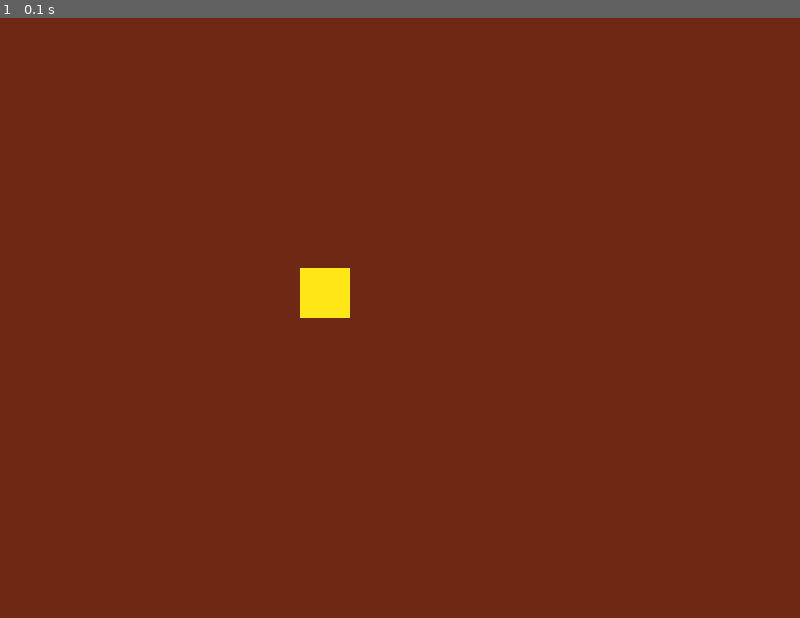
Above: before the commit, frame 1.
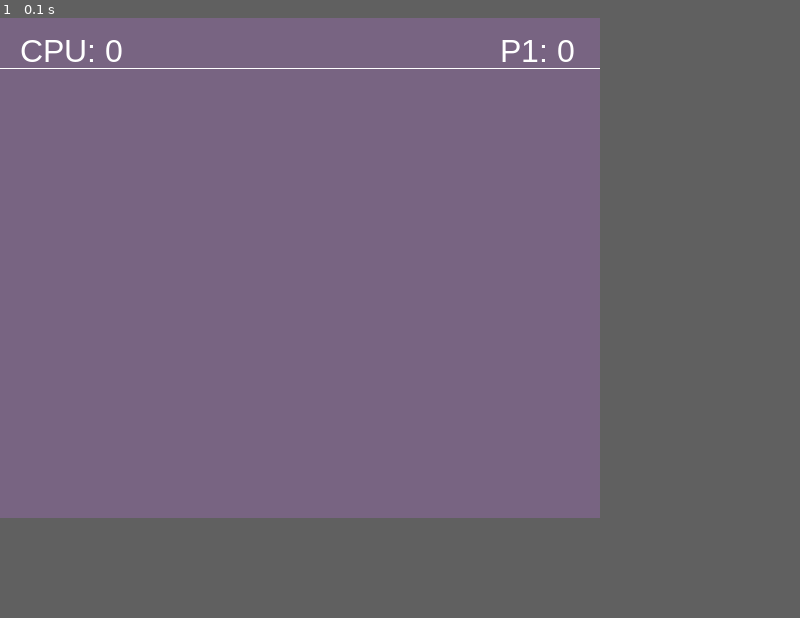
Above: after the commit, the same moment.

Repository: JustinEckard/pygame_pong
Game: pygame game, started from main.py
Two runs of this game, one before a commit and one after it. Both use one fixed random seed, a clock stepped at 60 frames per second and the inputs below.
Inputs:
- Up to frame 1 (0.1 s): no input
In our replay, the window is 800x600 before the commit and 600x500 after it. These sizes can differ from the game's own. Grey fills any space a smaller window leaves; there, only what the larger window draws over its background counts as a difference.

The runs differ from the first frame. In frame 1, 62% of the frame differs, in the area x 0-75%, y 0-84%.

Commit message:
Added the inital Pong game setup and screen with player scores

Diff:
--- a/main.py
+++ b/main.py
@@ -1,36 +1,48 @@
 import pygame
+from pygame.locals import *
 
 pygame.init()
 
-SCREEN_WIDTH = 800
-SCREEN_HEIGHT = 600
+screen_width = 600;
+screen_height = 500;
 
-# This is the view for the game
-screen = pygame.display.set_mode((SCREEN_WIDTH, SCREEN_HEIGHT))
+screen = pygame.display.set_mode((screen_width, screen_height))
+pygame.display.set_caption('Pong')
 
-player = pygame.Rect((300,250,50,50))
+# Game variables
 
-# Game Loop
-run = True;
+font = pygame.font.SysFont('Sans Serif', 32)
+margin = 50
+cpu_score = 0
+player_score = 0
 
+
+# Colors
+
+bg = (120, 100 , 130)
+white =  (255, 255, 255)
+
+def draw_board():
+    screen.fill(bg)
+    pygame.draw.line(screen, white, (0, margin) , (screen_width, margin))
+
+
+def draw_text(text, font, text_col, x, y):
+    img = font.render(text, True, text_col)
+    screen.blit(img, (x, y))
+
+# Game loop
+
+run = True
 while run:
-    screen.fill((110,40,20))
-    pygame.draw.rect(screen,(255,230,22),player)
 
-    key = pygame.key.get_pressed()
-    if key[pygame.K_a] == True:
-        player.move_ip(-1,0)
-    elif key[pygame.K_d] == True:
-        player.move_ip(1,0)
-    elif key[pygame.K_s] == True:
-        player.move_ip(0,1)
-    elif key[pygame.K_w] == True:
-        player.move_ip(0,-1)
-
+    draw_board() # This fills the background
+    draw_text('CPU: ' + str(cpu_score), font , white , 20, 15)
+    draw_text('P1: ' + str(player_score), font , white , screen_width - 100, 15)
+    # Event Handler to close the game
     for event in pygame.event.get():
-        if event.type == pygame.QUIT: # this is an event handler and checks input
+        if event.type == pygame.QUIT:
             run = False
 
-    pygame.display.update()
-
-pygame.QUIT()
+    pygame.display.update() # This makes the changes in the code actually display
+pygame.quit()
